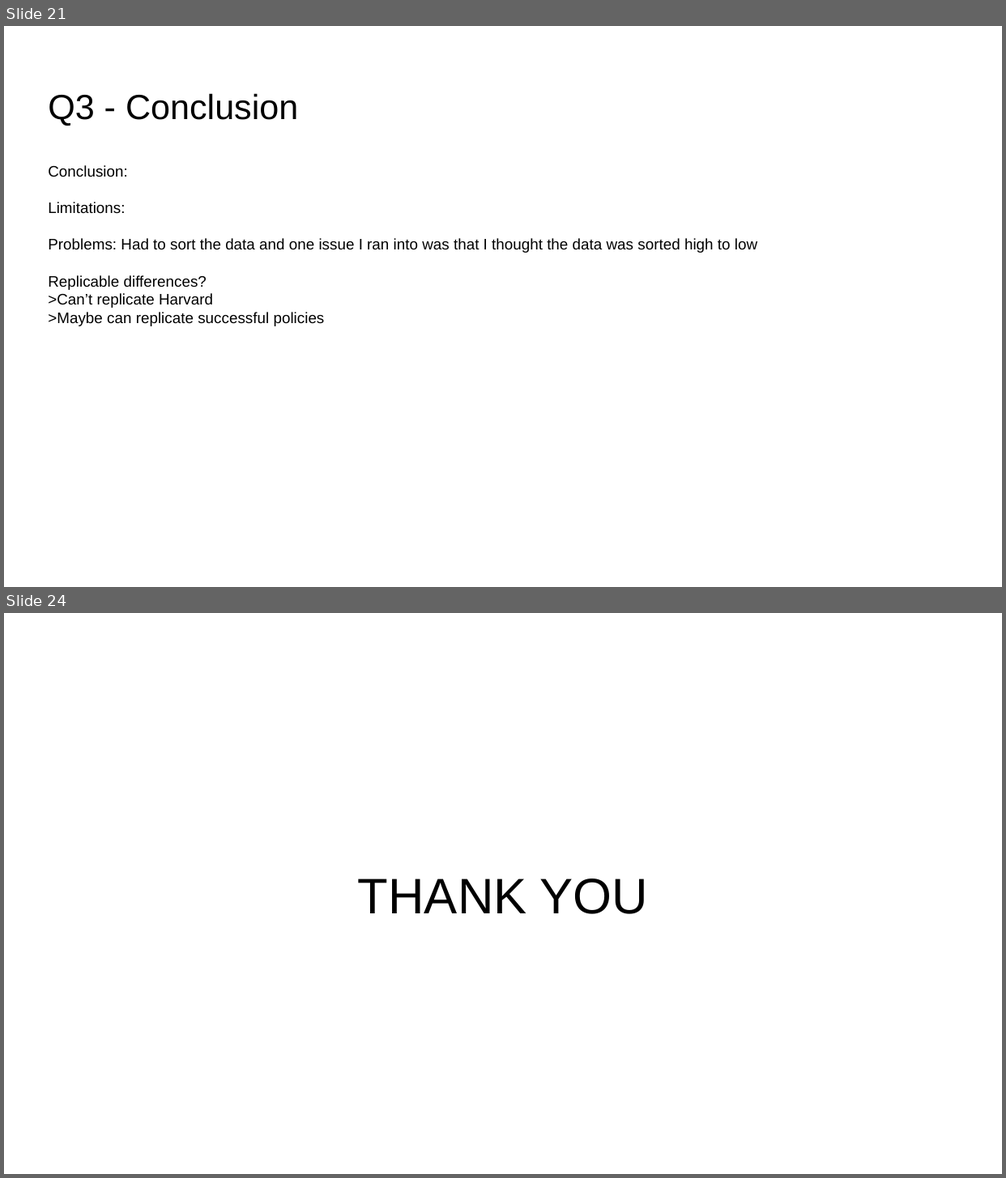
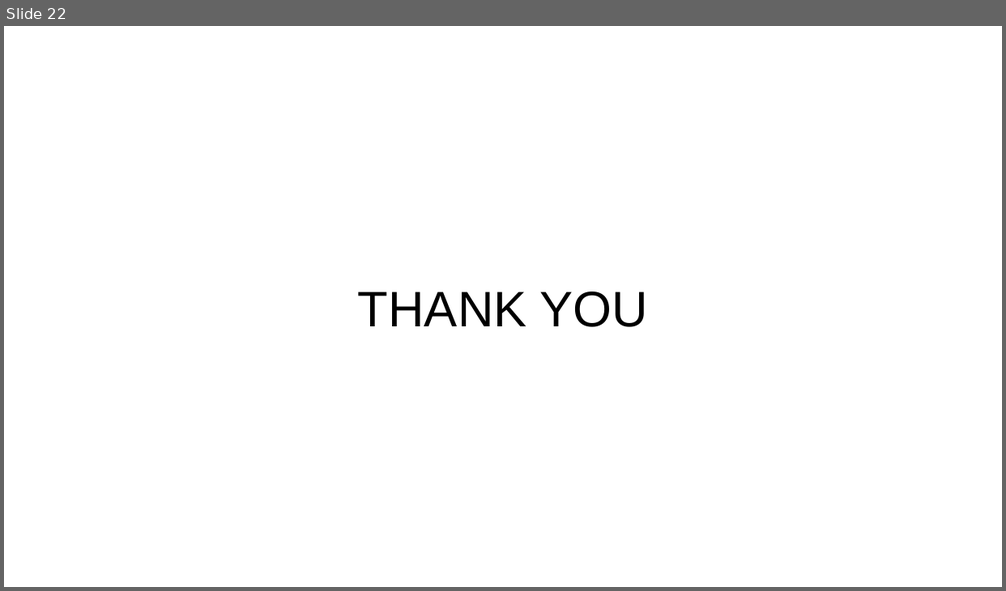
Before and after one commit to redpandata19/Project_1_Team_5, a slide deck: Project 1 Group 5 slides.pptx. Shown one above the other, each under a label of ours: slides 21 and 24 before the commit, slide 22 after it; the slides between them are not shown. The pictures are 1006x1178 and 1006x591 pixels, drawn with LibreOffice and Linux fonts; fonts in the diff are those of the drawing. Boxes give left, top, right and bottom in pixels: in the first picture for what was removed or moved away, otherwise in the second. Text is boxed around its words. In the diff, an @@ line names an element or a change of style, - is before the commit and + after.

```diff
--- a/Project 1 Group 5 slides.pptx
+++ b/Project 1 Group 5 slides.pptx
@@ slide 21 removed at box(4, 26, 1002, 587), background #FFFFFF @@
@@ title removed at box(48, 93, 298, 126) @@
-Q3 - Conclusion
@@ text removed at box(48, 165, 757, 327) @@
-Conclusion:
-Limitations:
-Problems: Had to sort the data and one issue I ran into was that I thought the data was sorted high to low
-Replicable differences?
->Can’t replicate Harvard
->Maybe can replicate successful policies
@@ what was slide 24 is now slide 22 @@
```
Also in this commit, not shown: 9 slides changed, 7 slides added, 8 other slides removed.
